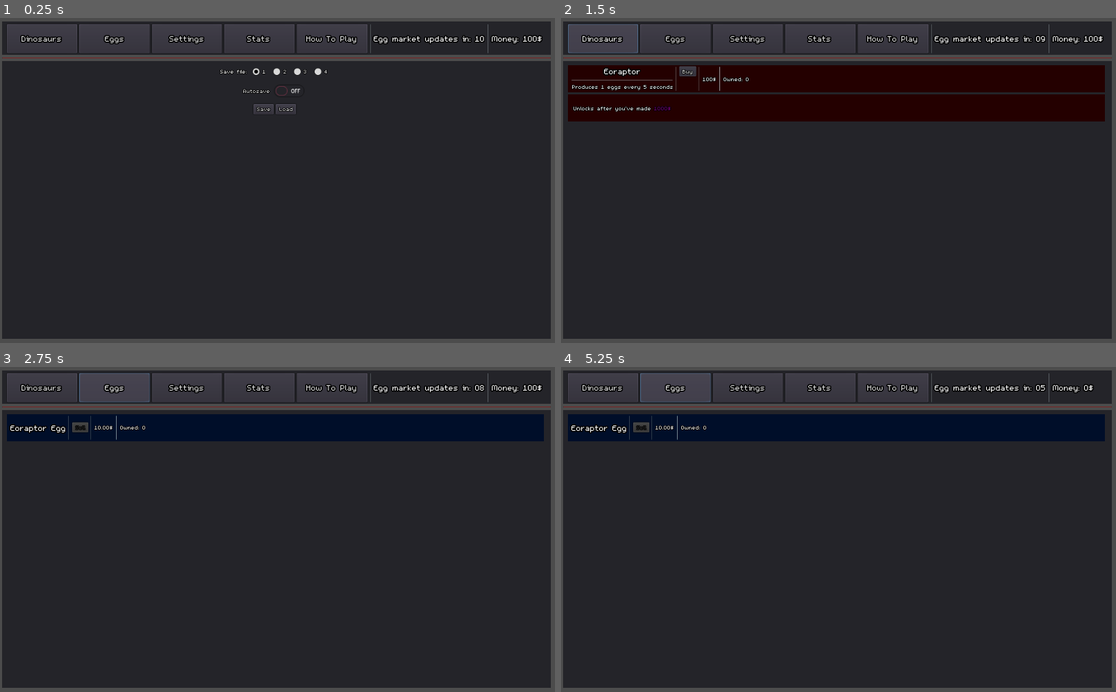
Above: before the commit, frames 1-4 (two rows, left to right).
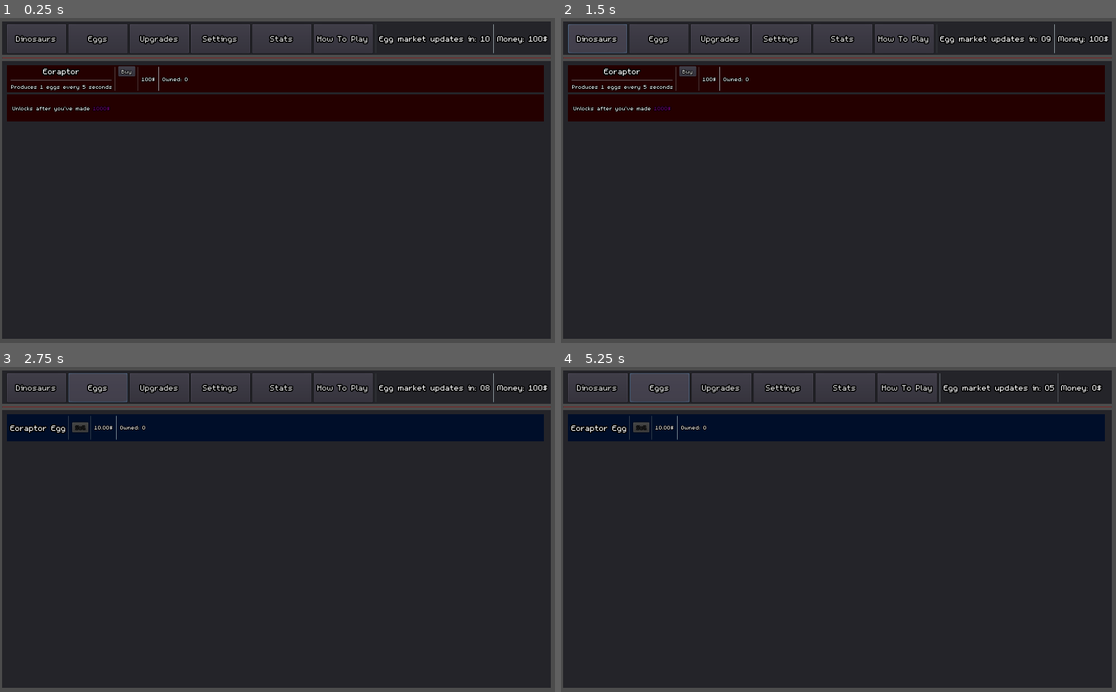
Above: after the commit, the same moments.

Repository: redaloe/dino-farmer
Game: Godot game, scene res://Main.tscn
The game is run twice, just before and just after one commit, with the same random seed, the same clock (stepped at 60 frames per second) and the same inputs.
Inputs (mouse positions are in pixels of both pictures, inside the frame that each line leads up to):
- Up to frame 1 (0.25 s): no input
- Up to frame 2 (1.5 s): click (721, 37) at 0.5 s, where only the run after the commit has a clickable "Upgrades"; click "Dinosaurs" at 1.25 s
- Up to frame 3 (2.75 s): click "Eggs" at 2 s
- Up to frame 4 (5.25 s): click "Stats" at 2.75 s; click "Dinosaurs" at 3.5 s; click "Buy" at 4.25 s; click "Eggs" at 5 s

The runs differ from the first frame. In frame 1, 18% of the frame differs, in the area x 1-99%, y 1-32%; in frame 2, 1.8%; in frame 3, 1.8%; in frame 4, 1.8%.

Commit message:
added upgrades tab

Diff:
--- a/Main.gd
+++ b/Main.gd
@@ -81,7 +81,6 @@
 
 func _on_SettingTab_pressed():
 	switch_panel($MainScreen/MarginContainer2/Panel/VBoxContainer/ScrollContainer/Settings)
-
 
 func _on_TutTab_pressed():
 	switch_panel($MainScreen/MarginContainer2/Panel/VBoxContainer/ScrollContainer/Tut)
@@ -175,3 +174,9 @@
 
 func _on_Autosave_toggled(button_pressed):
 	Game.autosave=button_pressed
+
+
+
+
+func _on_Upgrades_pressed():
+	switch_panel($MainScreen/MarginContainer2/Panel/VBoxContainer/ScrollContainer/Upgrades)
--- a/Main.tscn
+++ b/Main.tscn
@@ -54,7 +54,7 @@
 }
 
 [node name="DinoTab" type="Button" parent="MainScreen/Panel/HBoxContainer"]
-margin_right = 144.0
+margin_right = 125.0
 margin_bottom = 54.0
 rect_min_size = Vector2( 100, 54 )
 size_flags_horizontal = 3
@@ -63,8 +63,8 @@
 text = "Dinosaurs"
 
 [node name="EggTab" type="Button" parent="MainScreen/Panel/HBoxContainer"]
-margin_left = 148.0
-margin_right = 293.0
+margin_left = 129.0
+margin_right = 254.0
 margin_bottom = 54.0
 rect_min_size = Vector2( 100, 54 )
 size_flags_horizontal = 3
@@ -72,9 +72,19 @@
 theme = SubResource( 2 )
 text = "Eggs"
 
+[node name="Upgrades" type="Button" parent="MainScreen/Panel/HBoxContainer"]
+margin_left = 258.0
+margin_right = 384.0
+margin_bottom = 54.0
+rect_min_size = Vector2( 100, 54 )
+size_flags_horizontal = 3
+size_flags_stretch_ratio = 0.5
+theme = SubResource( 2 )
+text = "Upgrades"
+
 [node name="SettingTab" type="Button" parent="MainScreen/Panel/HBoxContainer"]
-margin_left = 297.0
-margin_right = 442.0
+margin_left = 388.0
+margin_right = 513.0
 margin_bottom = 54.0
 rect_min_size = Vector2( 100, 54 )
 size_flags_horizontal = 3
@@ -83,8 +93,8 @@
 text = "Settings"
 
 [node name="Stats" type="Button" parent="MainScreen/Panel/HBoxContainer"]
-margin_left = 446.0
-margin_right = 591.0
+margin_left = 517.0
+margin_right = 642.0
 margin_bottom = 54.0
 rect_min_size = Vector2( 100, 54 )
 size_flags_horizontal = 3
@@ -93,8 +103,8 @@
 text = "Stats"
 
 [node name="TutTab" type="Button" parent="MainScreen/Panel/HBoxContainer"]
-margin_left = 595.0
-margin_right = 740.0
+margin_left = 646.0
+margin_right = 772.0
 margin_bottom = 54.0
 rect_min_size = Vector2( 100, 54 )
 size_flags_horizontal = 3
@@ -111,14 +121,14 @@
 size_flags_stretch_ratio = 0.25
 
 [node name="VSeparator2" type="VSeparator" parent="MainScreen/Panel/HBoxContainer"]
-margin_left = 744.0
-margin_right = 748.0
+margin_left = 776.0
+margin_right = 780.0
 margin_bottom = 54.0
 
 [node name="TimerLabel" type="Label" parent="MainScreen/Panel/HBoxContainer"]
-margin_left = 752.0
+margin_left = 784.0
 margin_top = 17.0
-margin_right = 868.0
+margin_right = 884.0
 margin_bottom = 36.0
 size_flags_horizontal = 3
 size_flags_stretch_ratio = 0.4
@@ -129,12 +139,12 @@
 }
 
 [node name="VSeparator" type="VSeparator" parent="MainScreen/Panel/HBoxContainer"]
-margin_left = 872.0
-margin_right = 876.0
+margin_left = 888.0
+margin_right = 892.0
 margin_bottom = 54.0
 
 [node name="Money" type="Label" parent="MainScreen/Panel/HBoxContainer"]
-margin_left = 880.0
+margin_left = 896.0
 margin_top = 17.0
 margin_right = 997.0
 margin_bottom = 36.0
@@ -191,7 +201,6 @@
 }
 
 [node name="Dinos" type="VBoxContainer" parent="MainScreen/MarginContainer2/Panel/VBoxContainer/ScrollContainer"]
-visible = false
 margin_right = 989.0
 margin_bottom = 498.0
 size_flags_horizontal = 3
@@ -204,7 +213,15 @@
 size_flags_horizontal = 3
 size_flags_vertical = 3
 
+[node name="Upgrades" type="VBoxContainer" parent="MainScreen/MarginContainer2/Panel/VBoxContainer/ScrollContainer"]
+visible = false
+margin_right = 989.0
+margin_bottom = 498.0
+size_flags_horizontal = 3
+size_flags_vertical = 3
+
 [node name="Settings" type="VBoxContainer" parent="MainScreen/MarginContainer2/Panel/VBoxContainer/ScrollContainer"]
+visible = false
 margin_right = 989.0
 margin_bottom = 498.0
 size_flags_horizontal = 3
@@ -332,6 +349,7 @@
 
 [connection signal="pressed" from="MainScreen/Panel/HBoxContainer/DinoTab" to="." method="_on_DinoTab_pressed"]
 [connection signal="pressed" from="MainScreen/Panel/HBoxContainer/EggTab" to="." method="_on_EggTab_pressed"]
+[connection signal="pressed" from="MainScreen/Panel/HBoxContainer/Upgrades" to="." method="_on_Upgrades_pressed"]
 [connection signal="pressed" from="MainScreen/Panel/HBoxContainer/SettingTab" to="." method="_on_SettingTab_pressed"]
 [connection signal="pressed" from="MainScreen/Panel/HBoxContainer/Stats" to="." method="_on_Stats_pressed"]
 [connection signal="pressed" from="MainScreen/Panel/HBoxContainer/TutTab" to="." method="_on_TutTab_pressed"]
